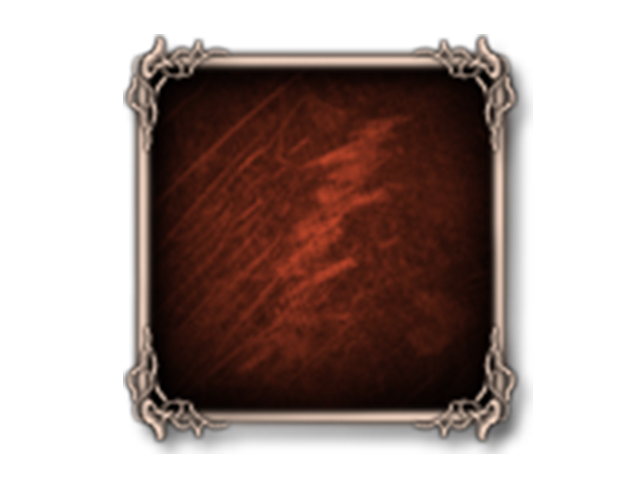
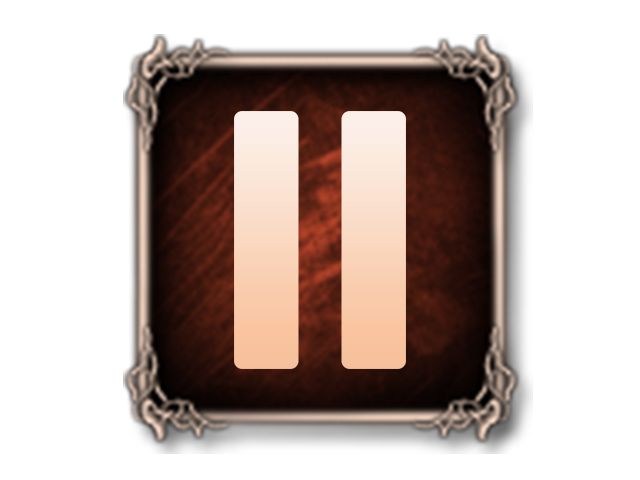
The second 640 × 480 image is a revision of the first. Changes to its layers:
added layer "Sin título-1" above "back" over [234, 111, 406, 369]
